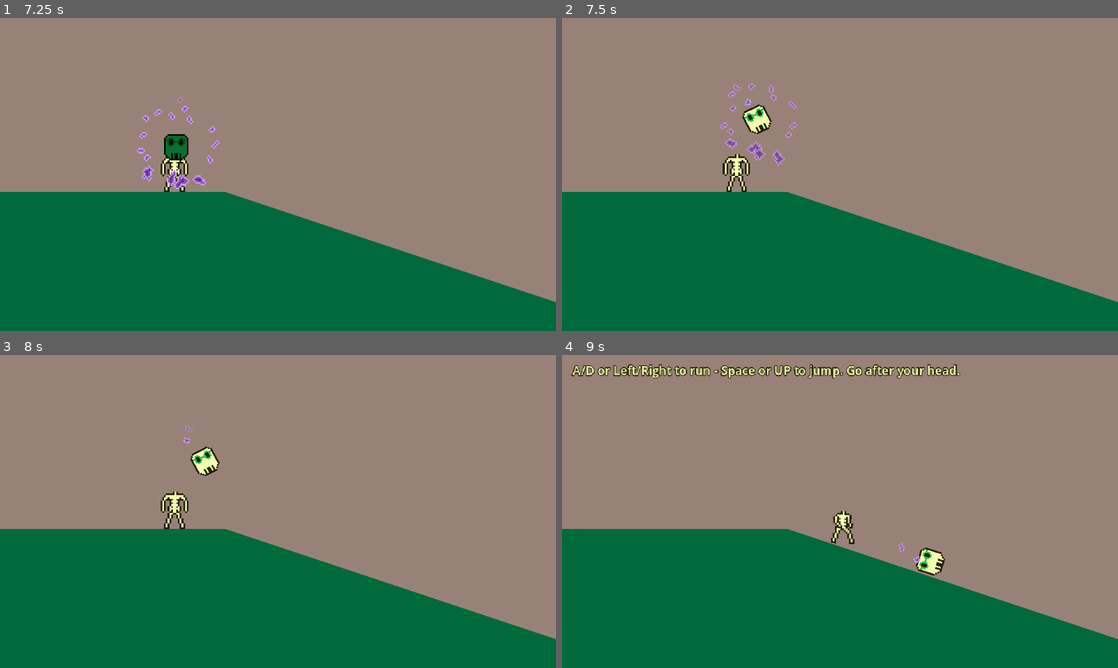
Above: before the commit, frames 1-4 (two rows, left to right).
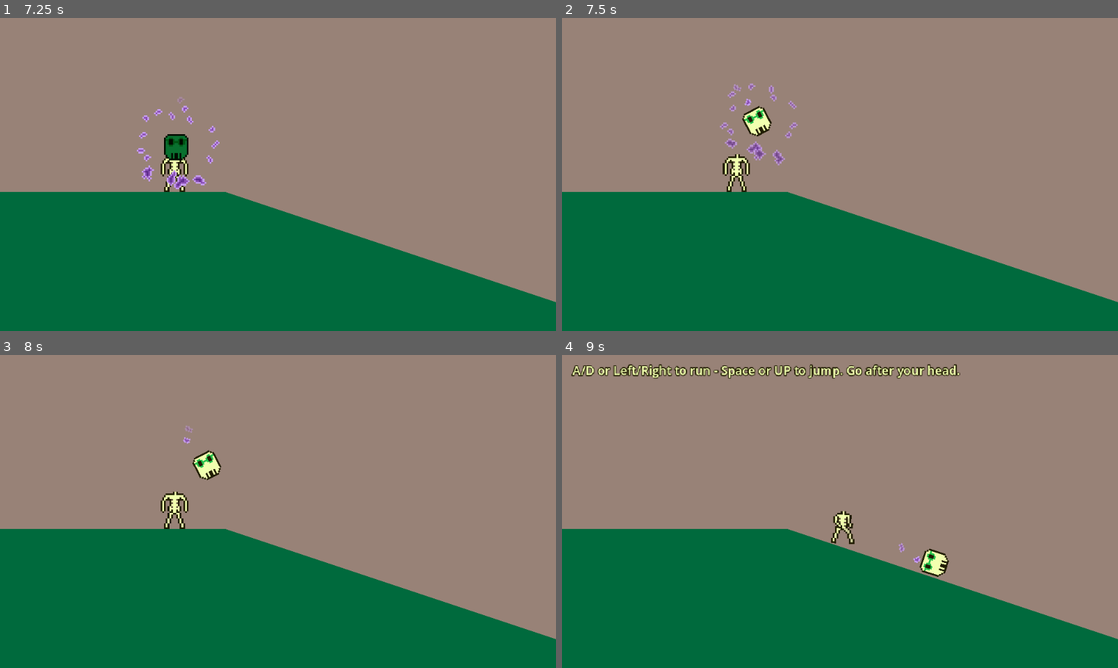
Above: after the commit, the same moments.

Repository: tucksravin/dont-lose-your-head
Game: Godot game, scene res://scenes/ui/title.tscn
Same seed, same stepped clock (60 frames per second), same inputs: the game is played once before the commit and once after it.
Inputs:
- Up to frame 1 (7.25 s): click "Let the Intrusive Thoughts In" at 0.5 s; hold D (move_right) 1.28-2.78 s; tap E (interact) every 0.75 s from 1.35 to 6.6 s; tap Space (jump) at 1.52, 2.27, 3.77, 4.52, 5.27, 6.77 s; hold A (move_left) 2.78-3.53 s; hold D (move_right) 3.53-5.03 s; hold A (move_left) 5.03-5.78 s; hold D (move_right) 5.78-6.53 s; hold A (move_left) from 6.53 s (still down)
- Up to frame 2 (7.5 s): keep holding A (move_left); tap E (interact) at 7.35 s
- Up to frame 3 (8 s): keep holding A (move_left); tap Space (jump) at 7.52 s
- Up to frame 4 (9 s): release A (move_left) at 8.03 s; hold D (move_right) from 8.03 s (still down); tap E (interact) at 8.1, 8.85 s; tap Space (jump) at 8.27 s

Frame 1 is identical in both runs. In frame 2, 0.2% of the frame differs, in the area x 32-38%, y 27-38%; in frame 3, 0.3%, in the area x 34-40%, y 29-40%; in frame 4, 0.3%.

Commit message:
fixed panic still scene panic

Diff:
--- a/scenes/days/day_panic_still.gd
+++ b/scenes/days/day_panic_still.gd
@@ -15,6 +15,9 @@
 @export var fall_end: Vector2 = Vector2(720.0, 460.0)
 ## Clockwise tip — looking at the body (left), this is falling backward.
 @export var fall_spin: float = 2.6
+## Loose-head shake at full panic (px). head.tscn's 1.5 is tuned for a
+## caged skull behind bars; in the tree it needs more, same as the intro.
+@export var head_jitter: float = 3.0
 @export var instruction_text: String = "Hold still. Panic to zero — your head sighs and falls out of the tree."
 
 @onready var head: Head = $Head
@@ -24,6 +27,8 @@
 
 func _ready() -> void:
 	instruction.text = instruction_text
+	if head != null:
+		head.jitter_px = head_jitter
 	if pit != null:
 		pit.body_entered.connect(_on_pit)
 
@@ -40,6 +45,8 @@
 	if head == null:
 		return
 	head.look(-1)
+	head.set_process(false)
+	head.set_panic_ratio(0.0)
 	head.set_solid(false)
 	var visual: AnimatedSprite2D = head.get_node_or_null("Visual") as AnimatedSprite2D
 	if visual != null:
--- a/scenes/head/head.gd
+++ b/scenes/head/head.gd
@@ -43,16 +43,17 @@
 ## instead of the plain head. Set it per instance in the day scene; day_panic
 ## uses it. The cage is art only: nothing about release() changes.
 @export var caged: bool = false
-## Caged only: how far (px) the sprite shakes at full agitation (set_agitation
+## How far (px) the sprite shakes at full agitation (set_agitation
 ## ≥ jitter_full_agitation). 0 = never shakes. Cosmetic — the head's position
-## and collision don't move, only the sprite.
+## and collision don't move, only the sprite. Caged heads start processing
+## in `_ready`; a loose head starts when something calls `set_agitation`
+## (PanicCounter, the intro swarm).
 @export var jitter_px: float = 1.5
 @export var jitter_full_agitation: float = 4.0
-## Caged only: sprite tint at 0 panic and at max panic — the head visibly
-## darkens toward the palette's ground green as it gets closer to failing the
-## day, on top of the jitter and the animation speeding up. Named from
-## Colors (scripts/colors.gd) rather than a one-off hex so it stays a palette
-## colour. Harmless on an uncaged head.
+## Sprite tint at 0 panic and at max panic — the head visibly darkens toward
+## the palette's ground green as it gets closer to failing the day, on top of
+## the jitter. Named from Colors (scripts/colors.gd) rather than a one-off hex
+## so it stays a palette colour.
 @export var calm_tint: Color = Color.WHITE
 @export var panic_tint: Color = Colors.DARK_GREEN
 ## Caged only: the discrete panic-level sound (index 0 = level 1 .. index 2 =
@@ -95,7 +96,7 @@
 	# Nothing to do until attach() or release() — skip the per-frame callback
 	# rather than running an early-return every physics tick.
 	set_physics_process(false)
-	set_process(caged) # the shake below is caged-only
+	set_process(caged) # shake; a loose head turns this on in set_agitation()
 	refresh_face()
 
 
@@ -157,12 +158,14 @@
 		_hitbox.set_deferred("disabled", not solid)
 
 
-## How fast the caged head's loop runs. 1.0 is the rate authored in
-## head_frames.tres; a day raises it to show the head getting agitated (day_panic
-## does this as panic climbs). Harmless on an uncaged head.
+## How fast the face loop runs, and how hard the sprite shakes. 1.0 is the
+## rate authored in head_frames.tres; PanicCounter lerps this from
+## calm_agitation → frantic_agitation as the meter fills. Turns `_process`
+## on so a loose head (tree, intro) jitters the same way a caged one does.
 func set_agitation(scale: float) -> void:
 	_agitation = maxf(scale, 0.0)
 	_sprite.speed_scale = _agitation
+	set_process(true)
 
 
 ## How panicked the head is, 0–1 against max_panic. Tints the sprite from
Not shown, changed: docs/CODEBASE.md
Not shown, changed: docs/DESIGN.md
Not shown, changed: journals/smahr.md
